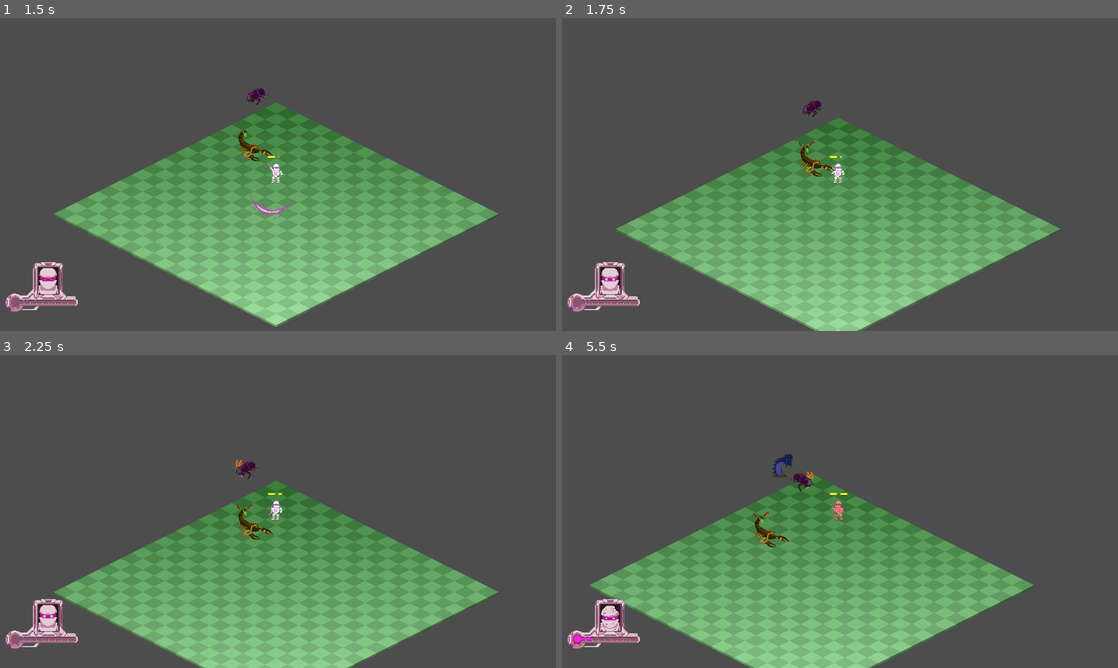
Above: before the commit, frames 1-4 (two rows, left to right).
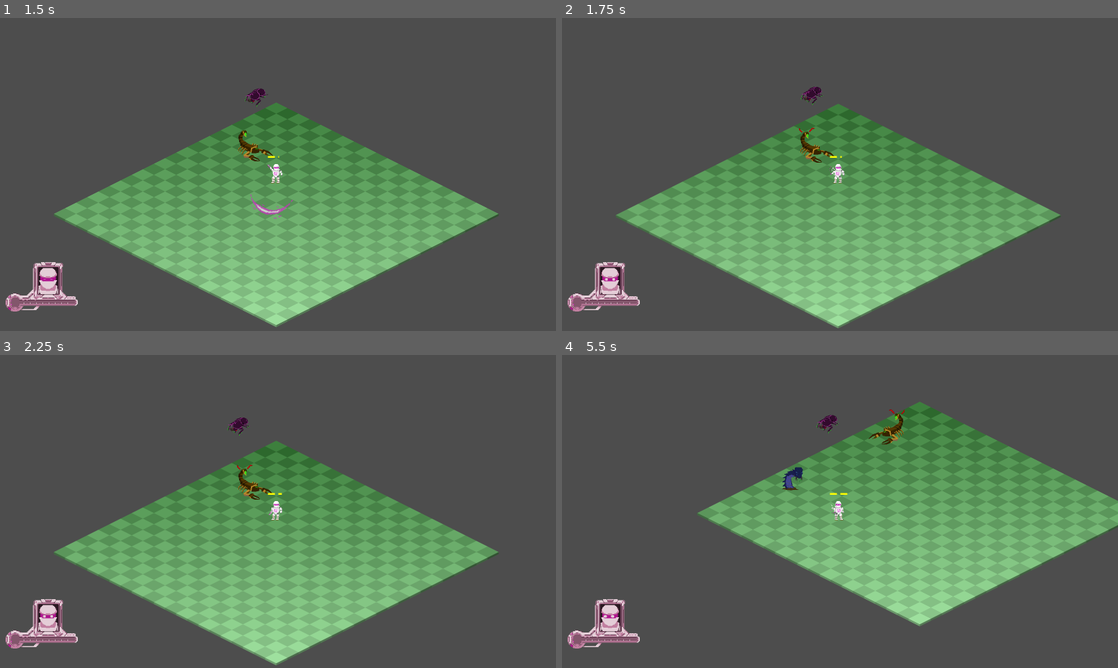
Above: after the commit, the same moments.

Repository: NoeRoberties/Odomat
Game: Godot game, scene res://Scenes/UI/MainMenu/MainMenu.tscn
Same seed, same stepped clock (60 frames per second), same inputs: the game is played once before the commit and once after it.
Inputs (mouse positions are in pixels of both pictures, inside the frame that each line leads up to):
- Up to frame 1 (1.5 s): click "Start Game" at 0.5 s; tap Enter (ui_accept) at 1.25 s; move the mouse to (250, 237) at 1.27 s; hold W (move_up) from 1.28 s (still down); hold Shift (dash) from 1.28 s (still down); click (250, 237) at 1.42 s
- Up to frame 2 (1.75 s): keep holding W (move_up); keep holding Shift (dash); tap Enter (ui_accept) at 1.52 s
- Up to frame 3 (2.25 s): keep holding W (move_up); move the mouse to (444, 558) at 2.02 s; release Shift (dash) at 2.03 s; tap Space (interact_npc) at 2.1 s
- Up to frame 4 (5.5 s): tap Enter (ui_accept) at 2.27, 3.77, 4.52, 5.27 s; move the mouse to (673, 464) at 2.77 s; release W (move_up) at 2.78 s; press the mouse at (673, 464) at 2.78 s; hold A (move_left) 2.78-4.28 s; move the mouse to (867, 511) at 3.52 s; release the mouse at (867, 511) at 3.53 s; tap Shift (dash) at 3.6 s; click (867, 511) at 3.67 s; move the mouse to (756, 433) at 4.27 s; hold S (move_down) 4.28-5.03 s; hold Space (interact_npc) 4.28-5.03 s; move the mouse to (962, 495) at 5.02 s; hold D (move_right) from 5.03 s (still down); click (962, 495) at 5.1 s

Frame 1 is identical in both runs. In frame 2, 12% of the frame differs, in the area x 9-90%, y 22-100%; in frame 3, 23%; in frame 4, 42%, in the area x 2-100%, y 14-100%.

Commit message:
[FIX] Scorpio hitbox

Diff:
--- a/godot-project/odomat/Scenes/Enemies/Scorpio/Scorpio.tscn
+++ b/godot-project/odomat/Scenes/Enemies/Scorpio/Scorpio.tscn
@@ -110,7 +110,7 @@
 }]
 
 [sub_resource type="RectangleShape2D" id="RectangleShape2D_c4xqe"]
-size = Vector2(23, 33)
+size = Vector2(98, 99)
 
 [sub_resource type="CircleShape2D" id="CircleShape2D_3jpb3"]
 radius = 59.008472
@@ -129,7 +129,7 @@
 offset = Vector2(-32.275, -47.155)
 
 [node name="CollisionShape2D" type="CollisionShape2D" parent="." unique_id=319536324]
-position = Vector2(-1.5, -14.5)
+position = Vector2(30, 21.5)
 shape = SubResource("RectangleShape2D_c4xqe")
 
 [node name="DangerArea" type="Area2D" parent="." unique_id=1301013631]
